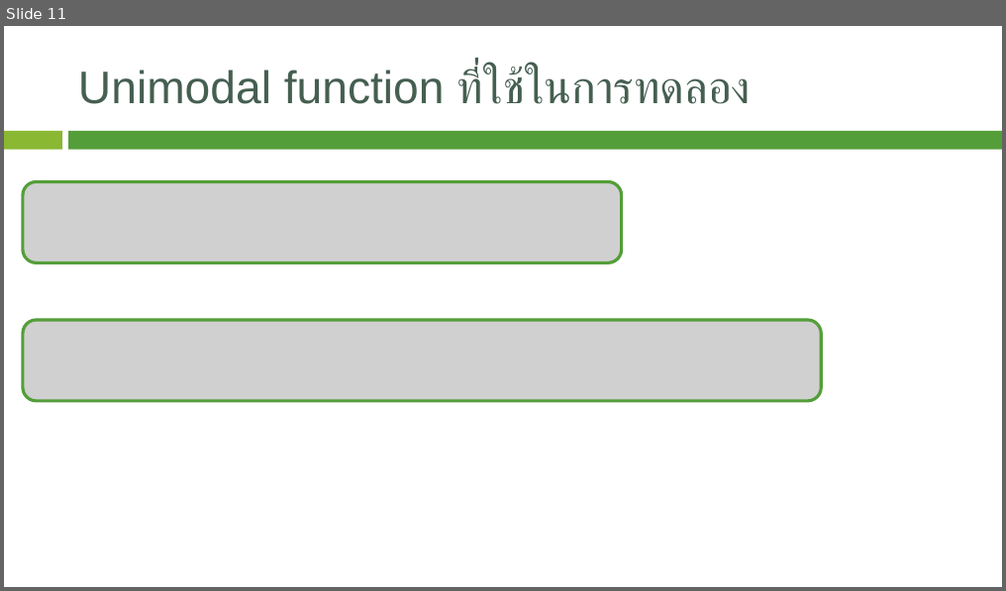
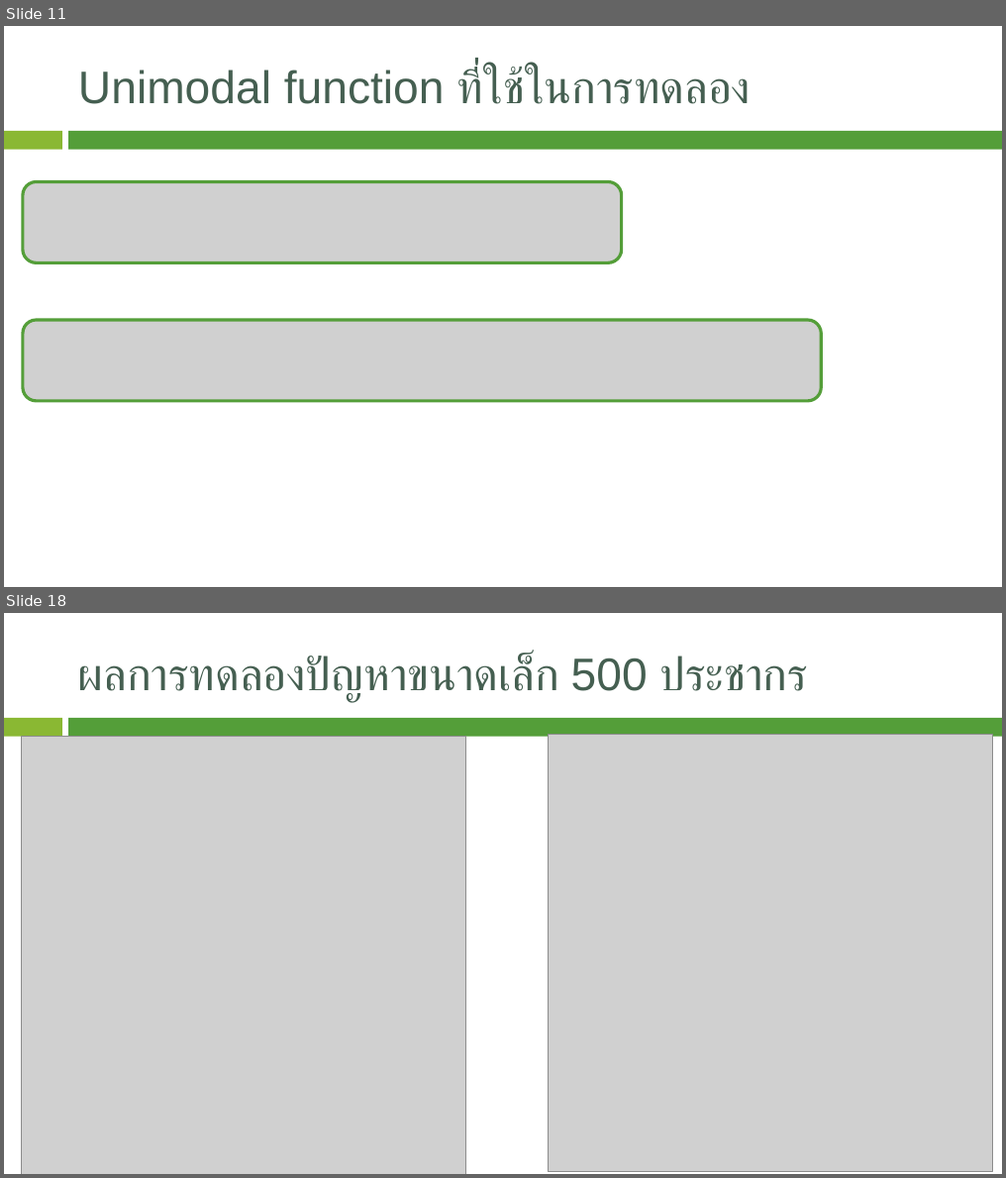
Before and after one commit to JhonSPattan/Algorithm, a slide deck: Adptive_DSIDE.pptx. Shown one above the other, each under a label of ours: slide 11 before the commit, slides 11 and 18 after it; the slides between them are not shown. The pictures are 1006x591 and 1006x1178 pixels, drawn with LibreOffice and Linux fonts; fonts in the diff are those of the drawing; grey boxes stand for pictures; background and template pictures are left out. Boxes give left, top, right and bottom in pixels: in the first picture for what was removed or moved away, otherwise in the second. Text is boxed around its words. In the diff, an @@ line names an element or a change of style, - is before the commit and + after.

```diff
--- a/Adptive_DSIDE.pptx
+++ b/Adptive_DSIDE.pptx
@@ slide 18 added at <box>4,613,1002,1174</box>, background #FFFFFF; not listed: 2 template elements that a slide beside it also shows @@
@@ title added at <box>78,655,808,703</box>, 44 pt, text #455F51 @@
+ผลการทดลองปัญหาขนาดเล็ก 500 ประชากร
@@ picture added at <box>21,737,466,1174</box> @@
@@ picture added at <box>548,735,993,1172</box> @@
```
Also in this commit, not shown: 5 slides changed, 4 other slides added, 1 slide removed.
